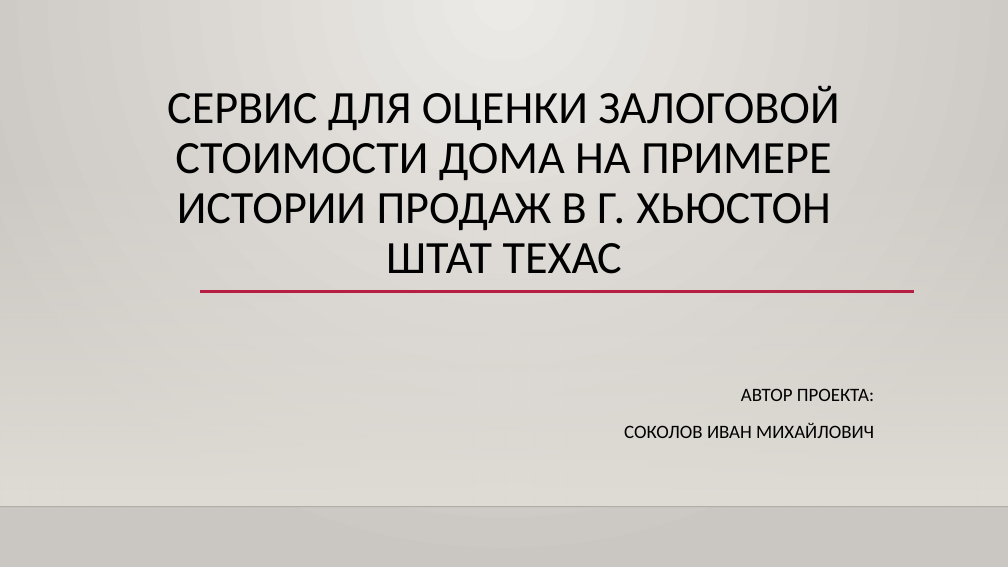
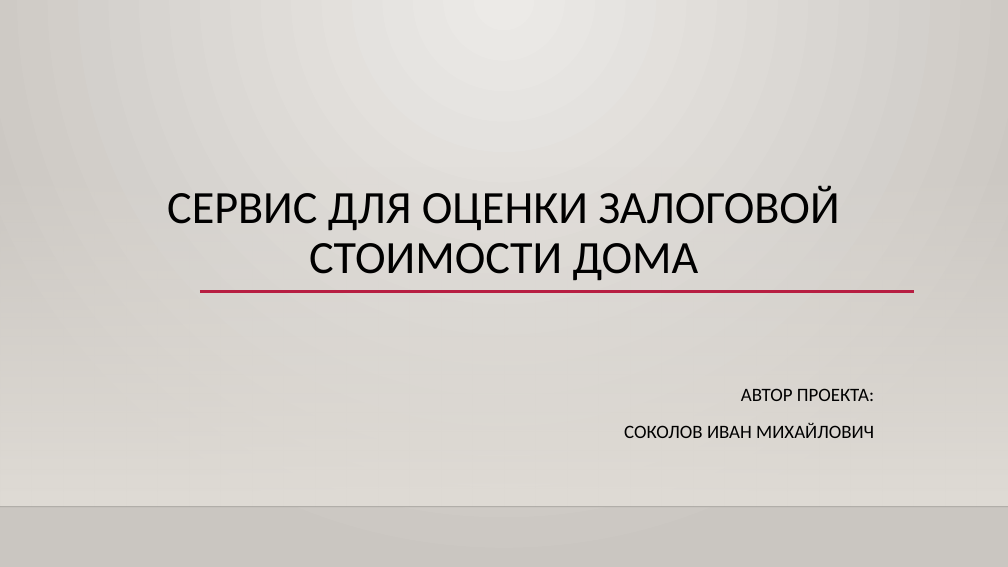
Before and after one commit to Sokolov-IM/sim-repo, a slide deck: slide 1 of Дипломный проект/Sokolov_presentation.pptx. Drawn at 1008x567 pixels with LibreOffice and Linux fonts; fonts in the diff are those of the drawing; background and template pictures are left out. Boxes give left, top, right and bottom in pixels: in the first picture for what was removed or moved away, otherwise in the second. Text is boxed around its words. In the diff, an @@ line names an element or a change of style, - is before the commit and + after.

```diff
--- a/Дипломный проект/Sokolov_presentation.pptx
+++ b/Дипломный проект/Sokolov_presentation.pptx
@@ title at bbox=[167, 185, 839, 281]: text changed @@
-СЕРВИС ДЛЯ ОЦЕНКИ ЗАЛОГОВОЙ СТОИМОСТИ ДОМА НА ПРИМЕРЕ ИСТОРИИ ПРОДАЖ В Г. ХЬЮСТОН ШТАТ ТЕХАС
+СЕРВИС ДЛЯ ОЦЕНКИ ЗАЛОГОВОЙ СТОИМОСТИ ДОМА
```
Also in this commit, not shown: 7 slides added, 8 slides removed.
